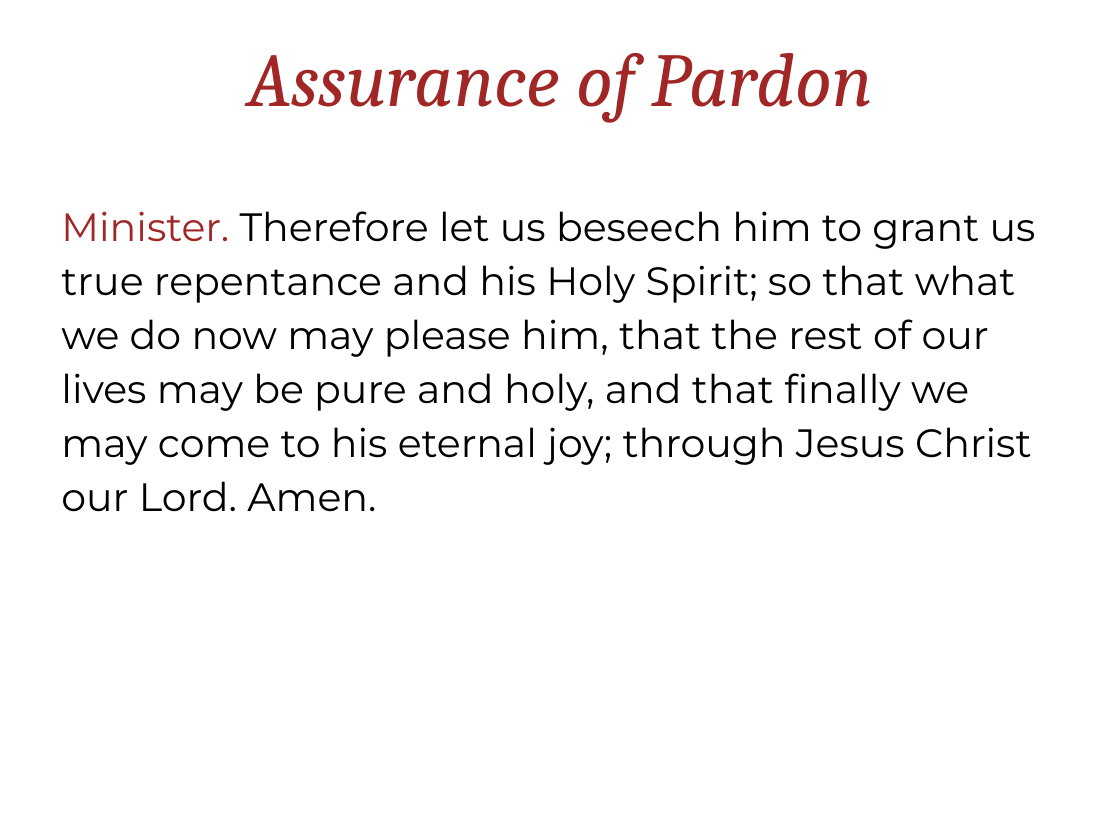
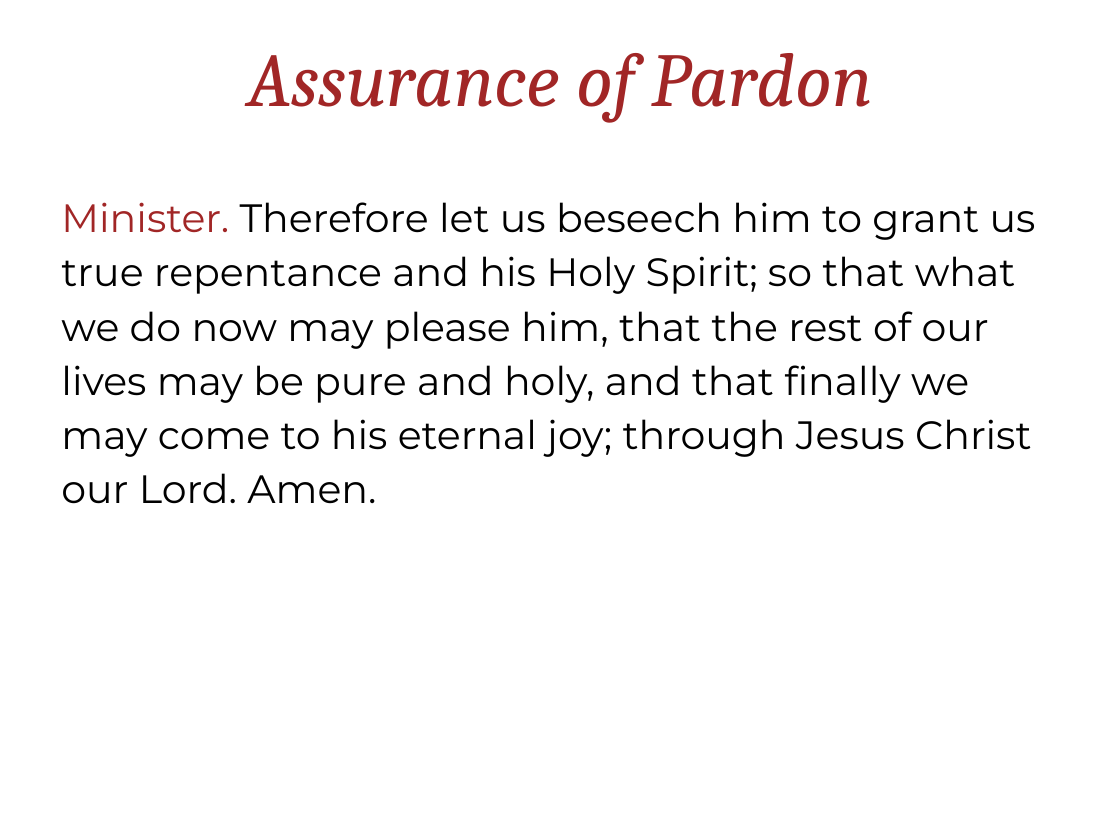
Before and after one commit to alastairherd/Church_Powerpoint_Maker, a slide deck: slide 13 of example_from_template.pptx. Drawn at 1120x840 pixels with LibreOffice and Linux fonts; fonts in the diff are those of the drawing; background and template pictures are left out. Boxes give left, top, right and bottom in pixels: in the first picture for what was removed or moved away, otherwise in the second. Text is boxed around its words. In the diff, an @@ line names an element or a change of style, - is before the commit and + after.

```diff
--- a/example_from_template.pptx
+++ b/example_from_template.pptx
@@ text "Minister. Therefore let us beseech ...": place and size @@
-text "Minister. Therefore let us beseech ..." at [61,211,1036,512]
+text "Minister. Therefore let us beseech ..." at [61,202,1036,504]
```
Also in this commit, not shown: 8 other slides changed, 14 slides added, 2 slides removed, 8 other files.
